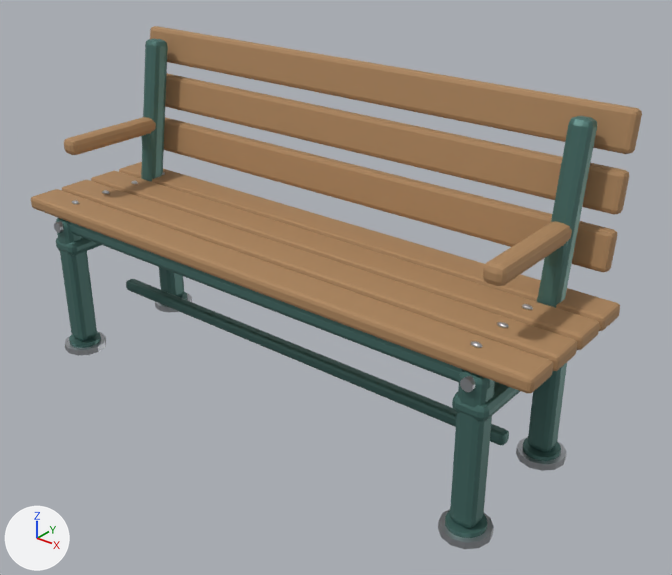
An edit to the glTF model assets/pbr/prop_bench.glb, drawn before and after from the same camera.
Both versions are drawn from a camera (50 mm lens) standing at (1.728, -1.926, 1.641) and looking at (0.133, 0.067, 0.405). The lights are fixed; the arrows at lower left show +X, +Y and +Z. The first picture is the older version.
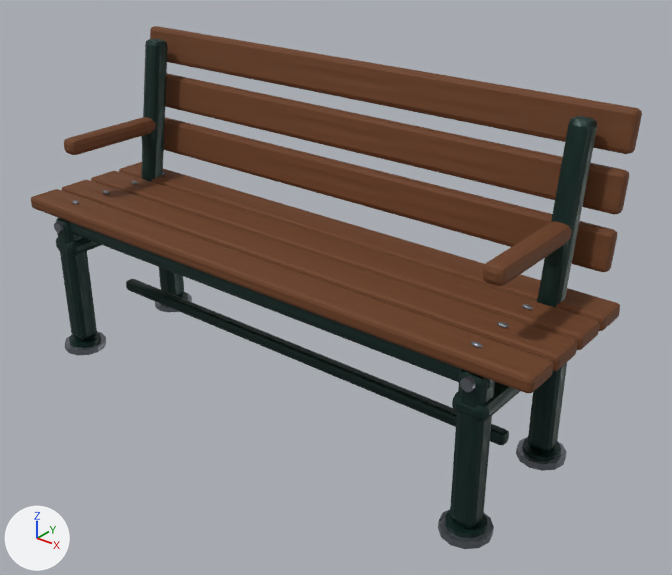
Edits to the scene script, one JSON object a line:
```json
{"op": "add", "block": "img_vcw_tex_paint_prop_bench_wood_orm", "code": ["img_vcw_tex_paint_prop_bench_wood_orm = load_image('vcw_tex_paint_prop_bench_wood_orm', '_unpacked/vcw_tex_paint_prop_bench_wood_orm', 128, 128, 'Non-Color')"]}
{"op": "add", "block": "img_vcw_tex_paint_prop_bench_wood_normal", "code": ["img_vcw_tex_paint_prop_bench_wood_normal = load_image('vcw_tex_paint_prop_bench_wood_normal', '_unpacked/vcw_tex_paint_prop_bench_wood_normal', 128, 128, 'Non-Color')"]}
{"op": "add", "block": "img_vcw_tex_paint_prop_bench_wood_albedo", "code": ["img_vcw_tex_paint_prop_bench_wood_albedo = load_image('vcw_tex_paint_prop_bench_wood_albedo', '_unpacked/vcw_tex_paint_prop_bench_wood_albedo', 128, 128, 'sRGB')"]}
{"op": "add", "block": "img_vcw_tex_paint_prop_bench_frame_albedo", "code": ["img_vcw_tex_paint_prop_bench_frame_albedo = load_image('vcw_tex_paint_prop_bench_frame_albedo', '_unpacked/vcw_tex_paint_prop_bench_frame_albedo', 128, 128, 'sRGB')"]}
{"op": "add", "block": "img_vcw_tex_paint_prop_bench_frame_normal", "code": ["img_vcw_tex_paint_prop_bench_frame_normal = load_image('vcw_tex_paint_prop_bench_frame_normal', '_unpacked/vcw_tex_paint_prop_bench_frame_normal', 128, 128, 'Non-Color')"]}
{"op": "add", "block": "img_vcw_tex_paint_prop_bench_frame_orm", "code": ["img_vcw_tex_paint_prop_bench_frame_orm = load_image('vcw_tex_paint_prop_bench_frame_orm', '_unpacked/vcw_tex_paint_prop_bench_frame_orm', 128, 128, 'Non-Color')"]}
{"block": "mat_prop_bench_frame", "change": "nodes: BsdfPrincipled, OutputMaterial"}
{"block": "mat_prop_bench_frame", "change": "colours: dark cyan #507973"}
{"block": "mat_prop_bench_frame", "change": "nodes: BsdfPrincipled, NormalMap, OutputMaterial, SeparateColor, TexImage x3"}
{"block": "mat_prop_bench_frame", "change": "uses the picture img_vcw_tex_paint_prop_bench_frame_albedo"}
{"block": "mat_prop_bench_frame", "change": "uses the picture img_vcw_tex_paint_prop_bench_frame_normal"}
{"block": "mat_prop_bench_frame", "change": "uses the picture img_vcw_tex_paint_prop_bench_frame_orm"}
{"block": "mat_prop_bench_wood", "change": "nodes: BsdfPrincipled, OutputMaterial"}
{"block": "mat_prop_bench_wood", "change": "colours: brown #ad865d"}
{"block": "mat_prop_bench_wood", "change": "nodes: BsdfPrincipled, NormalMap, OutputMaterial, SeparateColor, TexImage x3"}
{"block": "mat_prop_bench_wood", "change": "uses the picture img_vcw_tex_paint_prop_bench_wood_albedo"}
{"block": "mat_prop_bench_wood", "change": "uses the picture img_vcw_tex_paint_prop_bench_wood_normal"}
{"block": "mat_prop_bench_wood", "change": "uses the picture img_vcw_tex_paint_prop_bench_wood_orm"}
```

What differs and where, as boxes (x1, y1, x2, y2) in the pictures (672 x 575 px):
```json
{"object": "prop_bench_back_slat_2", "change": "surface changed", "before": [150, 26, 642, 154], "after": [150, 26, 642, 154], "on screen": "darker"}
{"object": "prop_bench_seat_0", "change": "surface changed", "before": [31, 189, 553, 393], "after": [31, 189, 553, 393], "on screen": "darker"}
{"object": "prop_bench_back_slat_1", "change": "surface changed", "before": [165, 73, 629, 214], "after": [165, 73, 629, 214], "on screen": "darker"}
{"object": "prop_bench_back_slat_0", "change": "surface changed", "before": [164, 117, 617, 272], "after": [164, 117, 617, 272], "on screen": "darker"}
{"object": "prop_bench_seat_1", "change": "surface changed", "before": [62, 180, 577, 371], "after": [62, 180, 577, 371]}
{"object": "prop_bench_seat_2", "change": "surface changed", "before": [91, 171, 599, 350], "after": [91, 171, 599, 350]}
{"object": "prop_bench_seat_3", "change": "surface changed", "before": [119, 162, 620, 331], "after": [119, 162, 620, 331]}
{"object": "prop_bench_stretcher", "change": "surface changed", "before": [126, 279, 509, 445], "after": [126, 279, 509, 445]}
{"object": "prop_bench_rail_f", "change": "surface changed", "before": [69, 222, 494, 389], "after": [69, 222, 494, 389]}
{"object": "prop_bench_leg_rf", "change": "surface changed", "before": [450, 370, 495, 528], "after": [450, 370, 495, 528], "on screen": "darker"}
{"object": "prop_bench_back_post_r", "change": "surface changed", "before": [537, 116, 597, 308], "after": [537, 116, 597, 308], "on screen": "darker"}
{"object": "prop_bench_back_post_l", "change": "surface changed", "before": [141, 38, 168, 182], "after": [141, 38, 168, 182], "on screen": "darker"}
{"object": "prop_bench_leg_lf", "change": "surface changed", "before": [56, 218, 97, 340], "after": [56, 218, 97, 340], "on screen": "darker"}
{"object": "prop_bench_arm_r", "change": "surface changed", "before": [483, 221, 572, 286], "after": [483, 221, 572, 286], "on screen": "darker"}
{"object": "prop_bench_leg_rb", "change": "surface changed", "before": [528, 363, 567, 452], "after": [528, 363, 567, 452], "on screen": "darker"}
{"object": "prop_bench_arm_l", "change": "surface changed", "before": [64, 117, 156, 155], "after": [64, 117, 156, 155], "on screen": "darker"}
{"object": "prop_bench_end_cap_r", "change": "surface changed", "before": [452, 382, 520, 421], "after": [452, 382, 520, 421], "on screen": "darker"}
{"object": "prop_bench_foot_rf", "change": "surface changed", "before": [445, 511, 487, 538], "after": [445, 511, 487, 538], "on screen": "dark cyan to black"}
{"object": "prop_bench_leg_lb", "change": "surface changed", "before": [159, 267, 184, 297], "after": [159, 267, 184, 297], "on screen": "darker"}
{"object": "prop_bench_end_cap_l", "change": "surface changed", "before": [56, 238, 101, 255], "after": [56, 238, 101, 255], "on screen": "darker"}
{"object": "prop_bench_foot_rb", "change": "surface changed", "before": [523, 438, 561, 461], "after": [523, 438, 561, 461], "on screen": "darker"}
{"object": "prop_bench_arm_post_r", "change": "surface changed", "before": [545, 241, 568, 268], "after": [545, 241, 568, 268], "on screen": "dark cyan to black"}
{"object": "prop_bench_foot_lf", "change": "surface changed", "before": [69, 331, 101, 348], "after": [69, 331, 101, 348], "on screen": "darker"}
{"object": "prop_bench_arm_post_l", "change": "surface changed", "before": [141, 131, 154, 152], "after": [141, 131, 154, 152], "on screen": "darker"}
{"object": "prop_bench_foot_lb", "change": "surface changed", "before": [179, 292, 187, 300], "after": [179, 292, 187, 300]}
```
